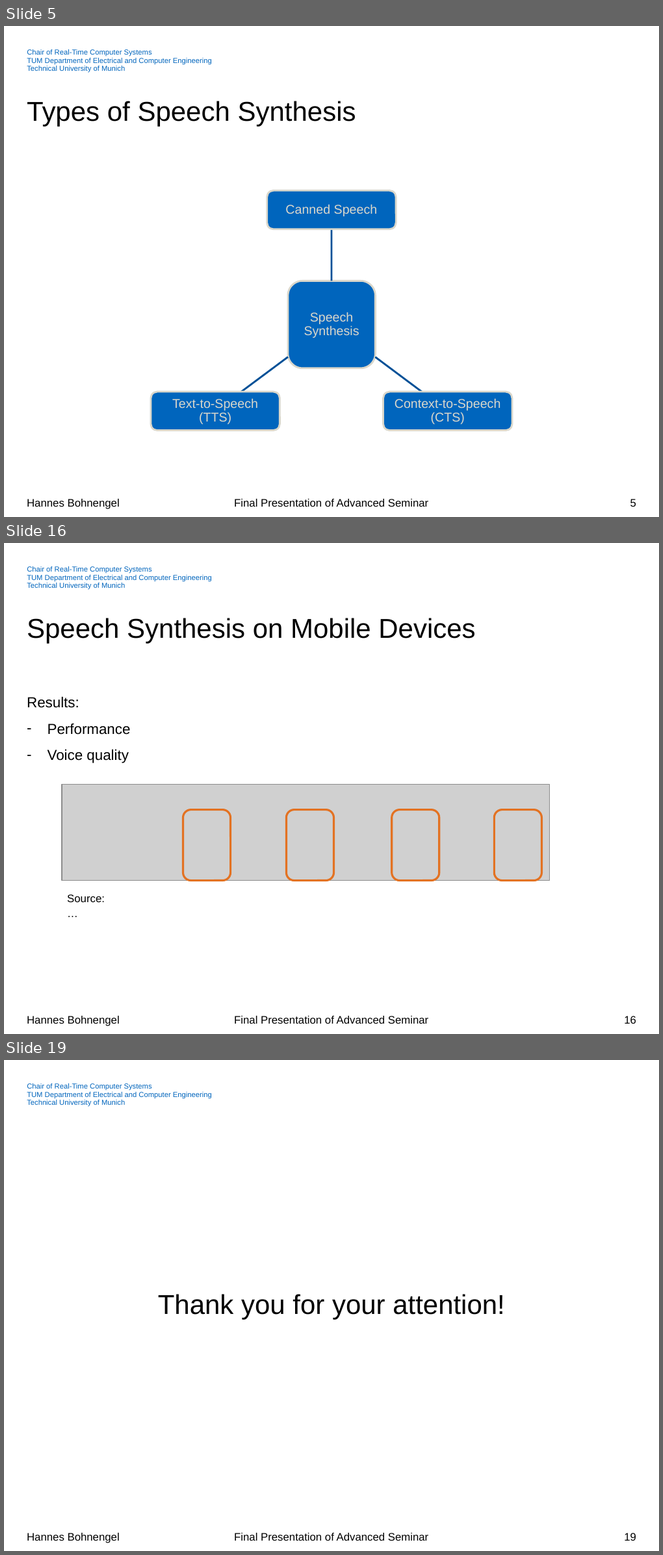
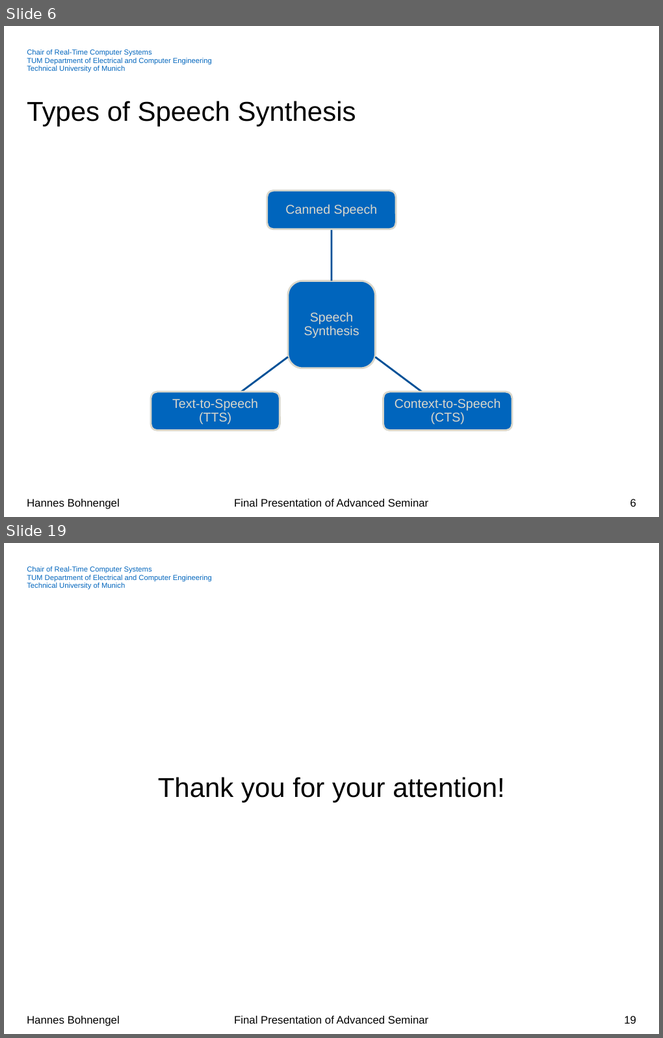
Before and after one commit to hannesb0/deeplearning, a slide deck: pres/Final_Presentation_V02.pptx. Shown one above the other, each under a label of ours: slides 5, 16 and 19 before the commit, slides 6 and 19 after it; the slides between them are not shown. The pictures are 663x1555 and 663x1038 pixels, drawn with LibreOffice and Linux fonts; fonts in the diff are those of the drawing; grey boxes stand for pictures; background and template pictures are left out. Boxes give left, top, right and bottom in pixels: in the first picture for what was removed or moved away, otherwise in the second. Text is boxed around its words. In the diff, an @@ line names an element or a change of style, - is before the commit and + after.

```diff
--- a/pres/Final_Presentation_V02.pptx
+++ b/pres/Final_Presentation_V02.pptx
@@ slide 16 removed at <box>4,543,659,1034</box>, background #FFFFFF; not listed: 3 template elements that a slide beside it also shows @@
@@ title removed at <box>27,618,475,643</box> @@
-Speech Synthesis on Mobile Devices
@@ text removed at <box>27,696,131,763</box> @@
-Results:
-– Performance
-– Voice quality
@@ picture removed at <box>62,784,549,880</box> @@
@@ group removed at <box>183,809,542,880</box>: 4 rounded rectangles @@
@@ text removed at <box>67,895,105,902</box> @@
-Source: …
@@ page number removed at <box>624,1016,636,1024</box> @@
-16
@@ what was slide 5 is now slide 6 @@
@@ page number at <box>631,499,636,507</box>: text changed @@
-5
+6
```
Also in this commit, not shown: 12 slides changed, 5 slides added, 1 other slide removed.
